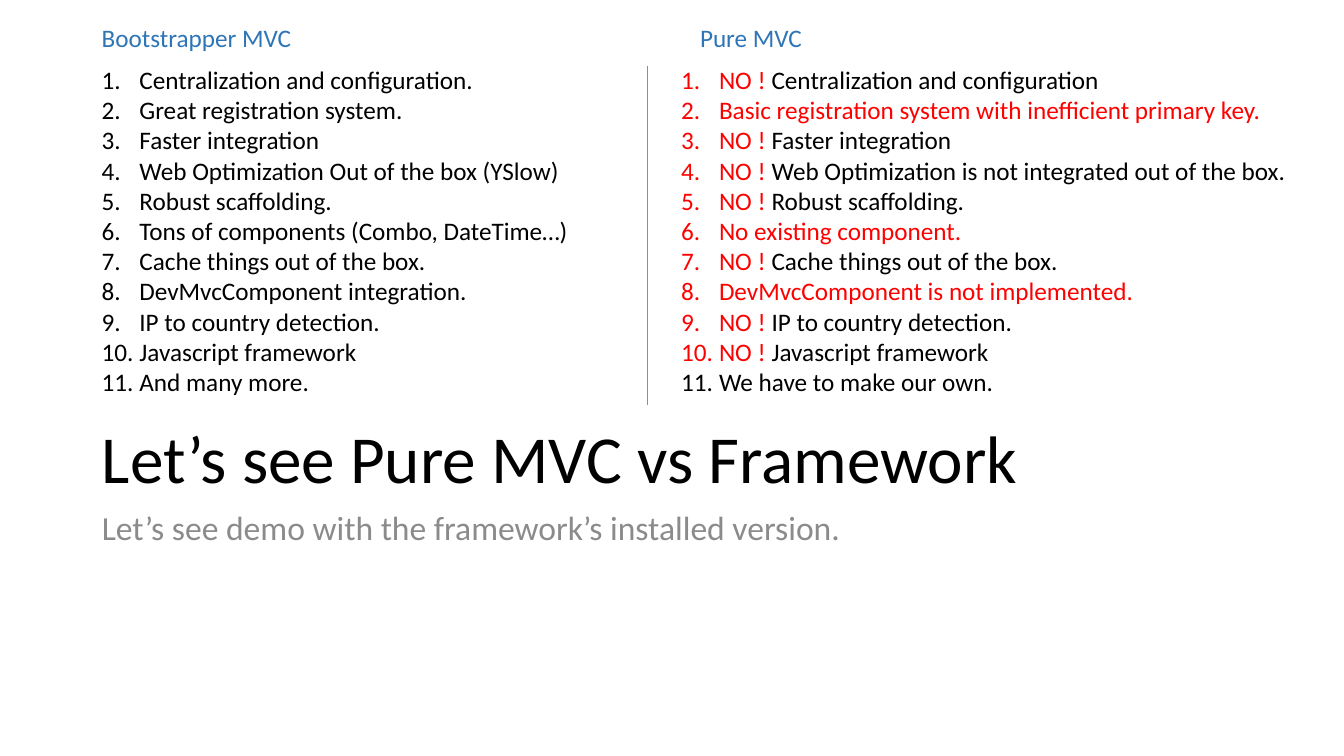
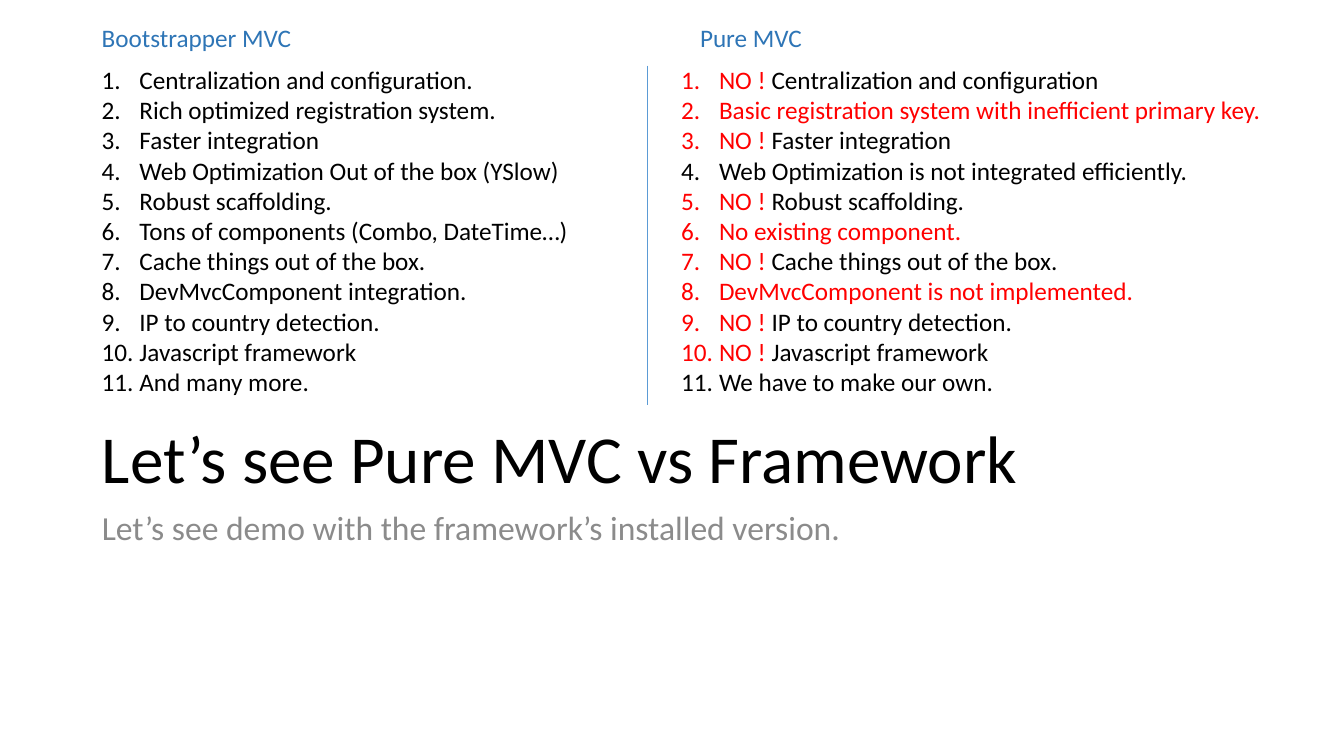
Before and after one commit to accorddeveloper/ASP.NET-MVC-Bootstrapper-Installed-Example, a slide deck: slide 7 of ASP.NET Presentation_2.pptx. Drawn at 1344x756 pixels with LibreOffice and Linux fonts; fonts in the diff are those of the drawing. Boxes give left, top, right and bottom in pixels: in the first picture for what was removed or moved away, otherwise in the second. Text is boxed around its words. In the diff, an @@ line names an element or a change of style, - is before the commit and + after.

Commit message:
slides-comparing-updated
slides-comparing-updated

```diff
--- a/ASP.NET Presentation_2.pptx
+++ b/ASP.NET Presentation_2.pptx
@@ text at box(139, 101, 495, 124): text changed @@
-2. Great registration system.
+2. Rich optimized registration system.
@@ text at box(719, 162, 1187, 185): text changed @@
-4. NO ! Web Optimization is not integrated out of the box.
+4. Web Optimization is not integrated efficiently.
```
